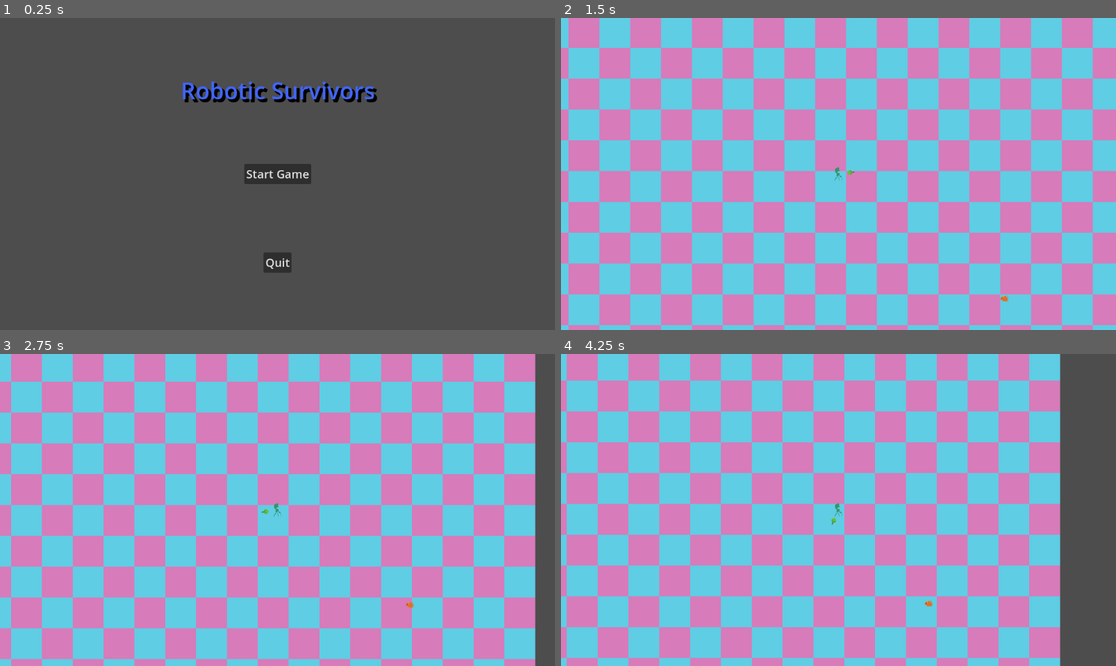
Above: before the commit, frames 1-4 (two rows, left to right).
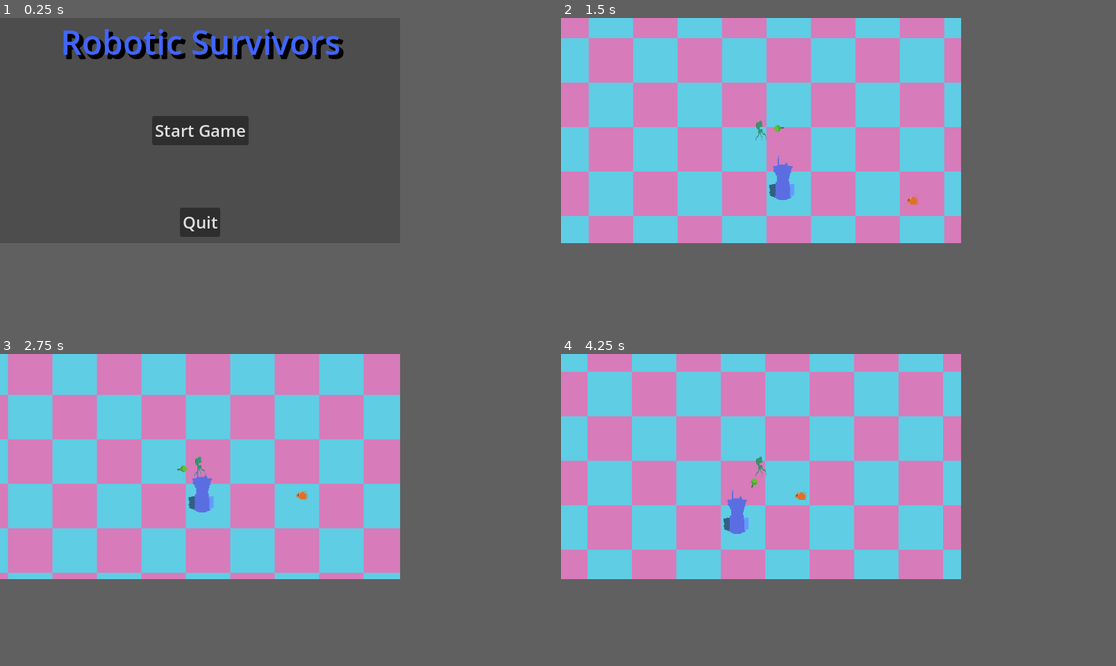
Above: after the commit, the same moments.

Repository: TeroOinonen/Robotic-Survivors
Game: Godot game, scene res://Scenes/UI/main_menu_ui.tscn
The game is run twice, just before and just after one commit, with the same random seed, the same clock (stepped at 60 frames per second) and the same inputs.
Inputs (mouse positions are in pixels of both pictures, inside the frame that each line leads up to):
- Up to frame 1 (0.25 s): no input
- Up to frame 2 (1.5 s): click "Start Game" at 0.5 s; move the mouse to (960, 158) at 1.27 s; press the mouse at (960, 158) at 1.28 s; hold D (right) from 1.28 s (still down)
- Up to frame 3 (2.75 s): move the mouse to (166, 525) at 2.02 s; release D (right) at 2.03 s; release the mouse at (166, 525) at 2.03 s; hold S (down) from 2.03 s (still down); click (166, 525) at 2.1 s
- Up to frame 4 (4.25 s): move the mouse to (894, 441) at 2.77 s; release S (down) at 2.78 s; hold D (right) 2.78-3.53 s; hold E (interact) 2.78-3.53 s; click (894, 441) at 3.05 s; move the mouse to (810, 572) at 3.52 s; hold W (up) from 3.53 s (still down); click (810, 572) at 3.6 s
The window is 799x449 before the commit and 576x324 after it. Grey fills any space a smaller window leaves; there, only what the larger window draws over its background counts as a difference.

The runs differ from the first frame. In frame 1, 7.6% of the frame differs, in the area x 11-68%, y 3-82%; in frame 2, 52%; in frame 3, 53%; in frame 4, 57%, in the area x 0-100%, y 0-100%.

Commit message:
Bullet spawning and viewport sized better

Diff:
--- a/Scenes/UI/main_menu_ui.tscn
+++ b/Scenes/UI/main_menu_ui.tscn
@@ -26,10 +26,10 @@
 anchor_top = 0.5
 anchor_right = 0.5
 anchor_bottom = 0.5
-offset_left = -67.5
-offset_top = -187.0
-offset_right = 67.5
-offset_bottom = -161.0
+offset_left = -201.0
+offset_top = -161.0
+offset_right = 201.0
+offset_bottom = -91.0
 grow_horizontal = 2
 grow_vertical = 2
 text = "Robotic Survivors"
@@ -58,10 +58,10 @@
 anchor_top = 0.5
 anchor_right = 0.5
 anchor_bottom = 0.5
-offset_left = -21.0
-offset_top = 168.0
-offset_right = 21.0
-offset_bottom = 199.0
+offset_left = -29.0
+offset_top = 111.0
+offset_right = 29.0
+offset_bottom = 153.0
 grow_horizontal = 2
 grow_vertical = 2
 theme = ExtResource("2_xlc3d")
--- a/Scenes/game_view.tscn
+++ b/Scenes/game_view.tscn
@@ -10,12 +10,14 @@
 script = ExtResource("1_oxny4")
 
 [node name="LevelBackground" parent="." instance=ExtResource("2_vf0l8")]
+follow_viewport_enabled = false
+follow_viewport_scale = 0.0
 
 [node name="Player" parent="." instance=ExtResource("2_7gkqo")]
 position = Vector2(623, 389)
 
 [node name="ControlTower" parent="." instance=ExtResource("4_wskkn")]
-position = Vector2(772, 898)
+position = Vector2(662, 457)
 
 [node name="Enemy" parent="." instance=ExtResource("5_oxcua")]
-position = Vector2(1006, 670)
+position = Vector2(881, 510)
--- a/Scripts/bullet.gd
+++ b/Scripts/bullet.gd
@@ -18,12 +18,15 @@
 
 # Called every frame. 'delta' is the elapsed time since the previous frame.
 func _process(delta: float) -> void:
-
-	# Reduce bullet age and check if it needs to be destroyed
-	bullet_age -= delta
-
+	# destroy bullet if age exceeded or hit enough of targets
 	if bullet_age < 0 || pass_through < 0:
 		queue_free()
+
+	# Move bullet forward
+	global_position += Vector2.UP * bullet_speed * delta
+
+	# Reduce bullet age
+	bullet_age -= delta
 
 func _on_area_2d_body_entered(body: Node2D) -> void:
 	body.TakeDamage(damage)
--- a/Scripts/gun.gd
+++ b/Scripts/gun.gd
@@ -17,3 +17,11 @@
 # Called every frame. 'delta' is the elapsed time since the previous frame.
 func _process(delta: float) -> void:
 	pass
+
+func shoot():
+	print("bang")
+	var pew = bullet.instantiate()
+	add_child(pew)
+	pew.position = position
+	pew.rotation = rotation
+	pew.top_level = true
--- a/Scripts/player.gd
+++ b/Scripts/player.gd
@@ -11,13 +11,11 @@
 ## Hitpoints available before death
 @export var hit_points: int = 5
 
-# Get the gravity from the project settings to be synced with RigidBody nodes.
-var gravity: int = ProjectSettings.get_setting("physics/2d/default_gravity")
-
 func _input(event: InputEvent) -> void:
 	# Read player mouse clicks
 	if event.is_action_pressed("attack"):
 		print("Player Attacks!")
+		$GunSlot/Gun.shoot();
 
 	if event.is_action_pressed("interact"):
 		print("Player Interacts!")
--- a/project.godot
+++ b/project.godot
@@ -14,6 +14,12 @@
 run/main_scene="res://Scenes/UI/main_menu_ui.tscn"
 config/features=PackedStringArray("4.1", "Forward Plus")
 config/icon="res://icon.svg"
+
+[display]
+
+window/size/viewport_width=576
+window/size/viewport_height=324
+window/stretch/mode="viewport"
 
 [input]
 
